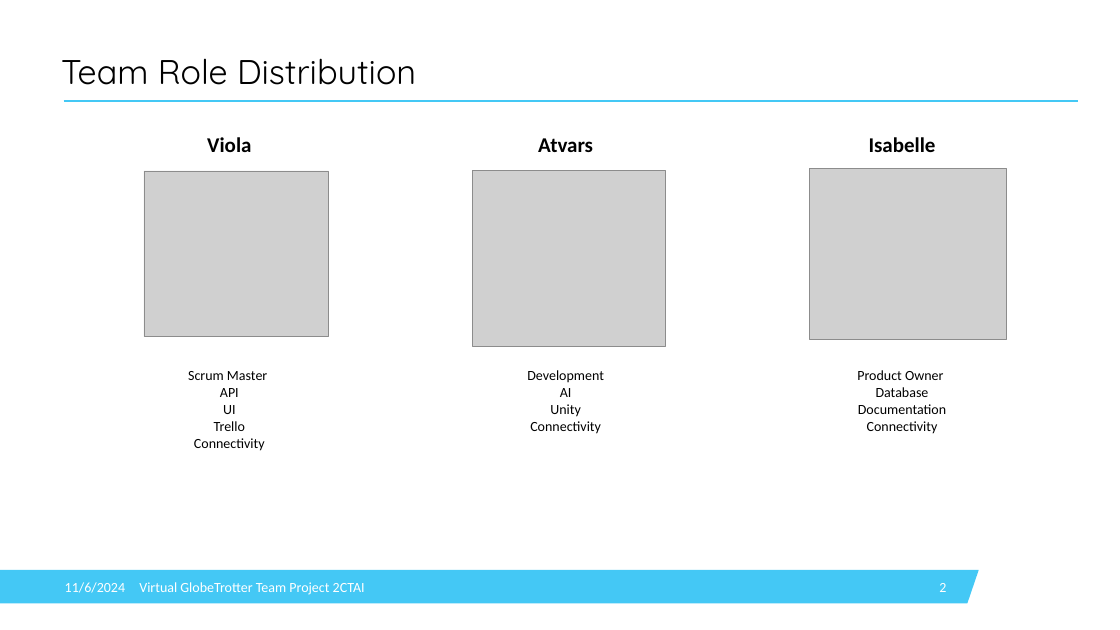
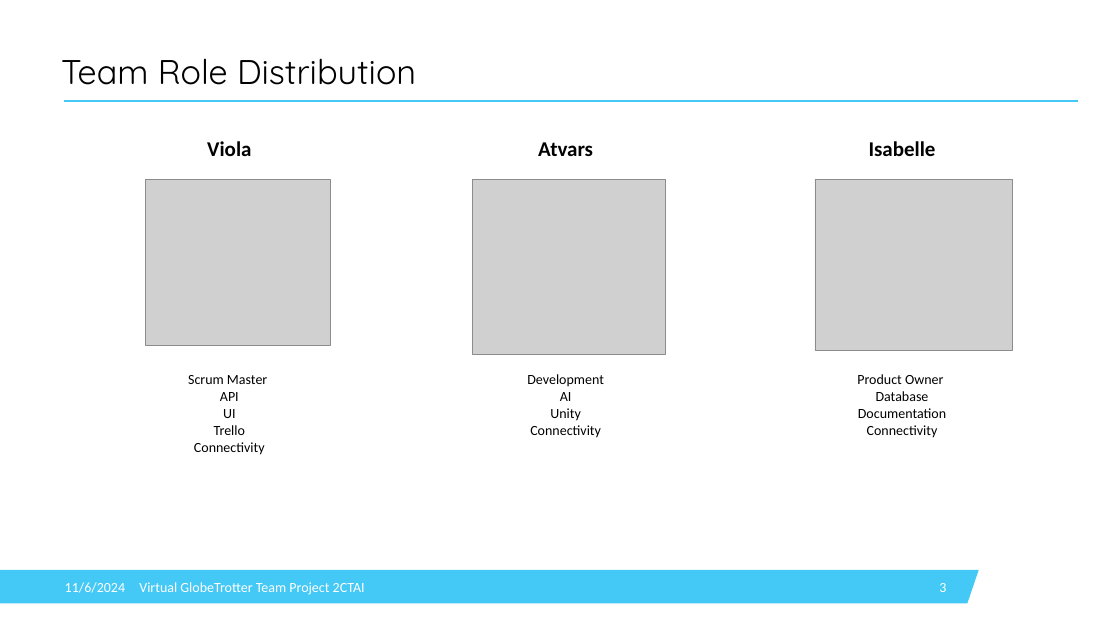
Before and after one commit to IsabelleDesle/VirtualGlobeTrotter, a slide deck: slide 3 of PresentationVGT.pptx (slide 2 before the commit). Drawn at 1120x630 pixels with LibreOffice and Linux fonts; fonts in the diff are those of the drawing; grey boxes stand for pictures; background and template pictures are left out. Boxes give left, top, right and bottom in pixels: in the first picture for what was removed or moved away, otherwise in the second. Text is boxed around its words. In the diff, an @@ line names an element or a change of style, - is before the commit and + after.

```diff
--- a/PresentationVGT.pptx
+++ b/PresentationVGT.pptx
@@ table: place and size @@
-table at [61, 129, 1071, 630]
+table at [61, 133, 1071, 630]
@@ picture: place and size @@
-picture at [144, 171, 328, 337]
+picture at [146, 179, 330, 345]
@@ picture: place and size @@
-picture at [473, 171, 665, 347]
+picture at [473, 179, 665, 355]
@@ picture: place and size @@
-picture at [809, 169, 1007, 339]
+picture at [815, 179, 1012, 350]
@@ page number at [939, 583, 946, 592]: text changed @@
-2
+3
```
Also in this commit, not shown: 9 other slides changed, 1 slide removed, 3 other files.
